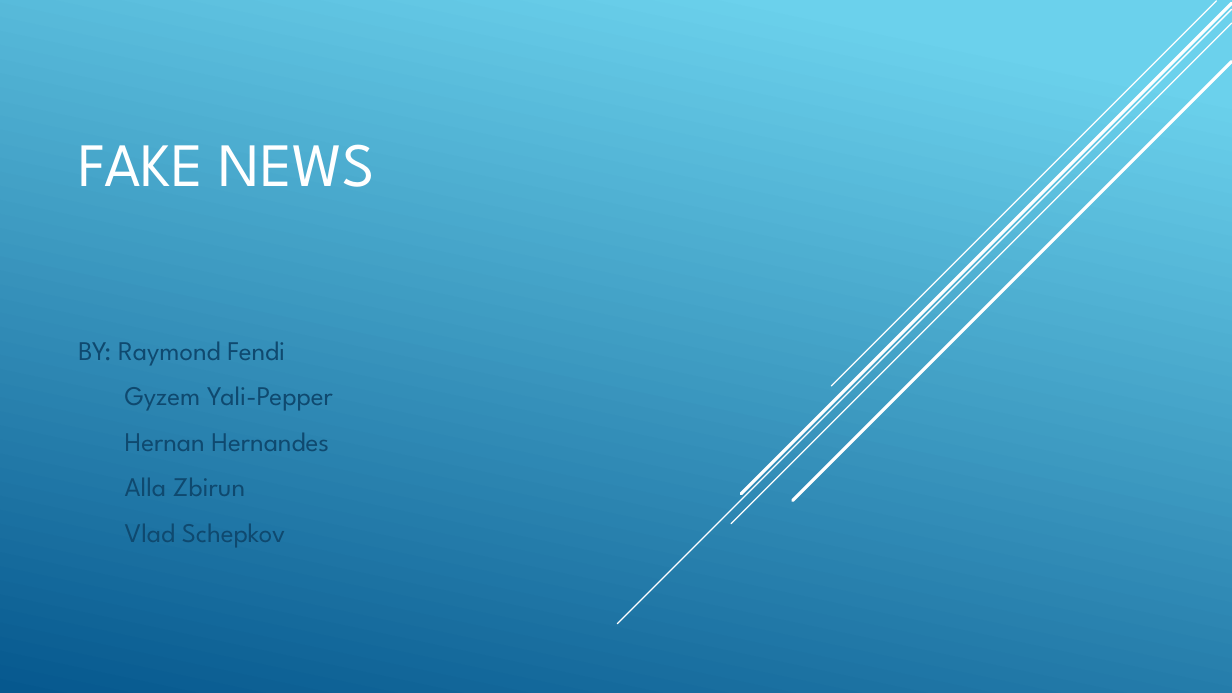
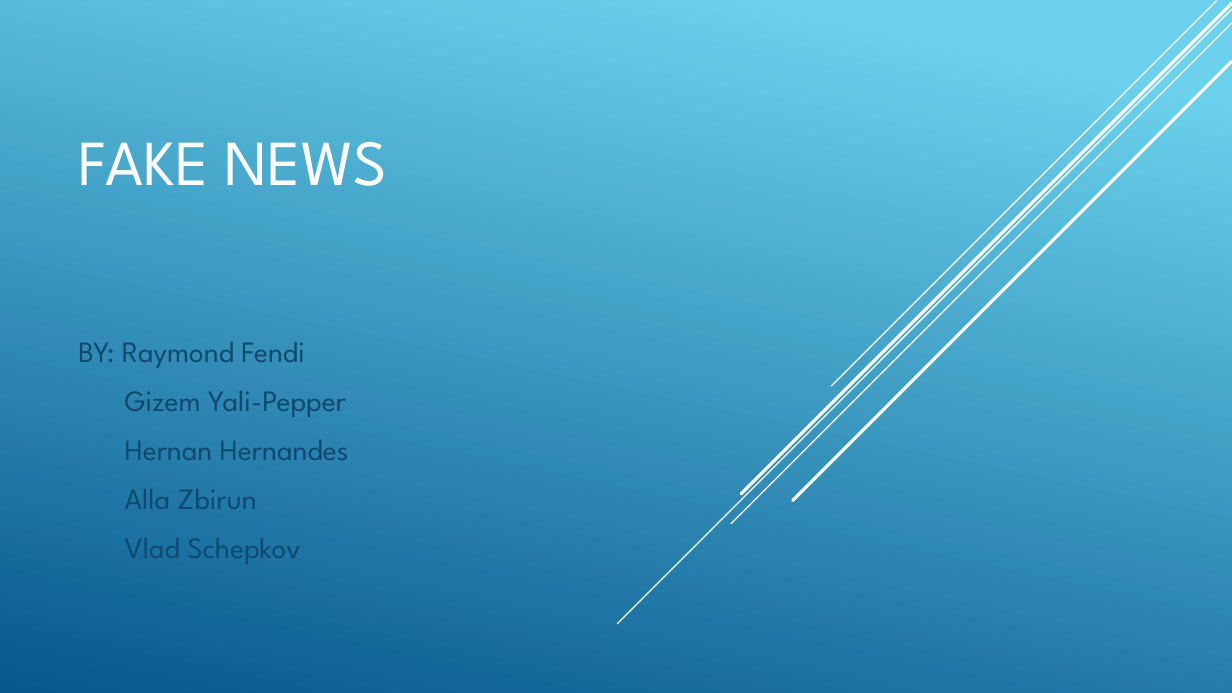
Before and after one commit to rayfen12/fakenews, a slide deck: slide 1 of Presentation.pptx. Drawn at 1232x693 pixels with LibreOffice and Linux fonts; fonts in the diff are those of the drawing. Boxes give left, top, right and bottom in pixels: in the first picture for what was removed or moved away, otherwise in the second. Text is boxed around its words. In the diff, an @@ line names an element or a change of style, - is before the commit and + after.

```diff
--- a/Presentation.pptx
+++ b/Presentation.pptx
@@ title "FAKE NEWS" at (78,142,388,186): size 48 to 50 pt @@
@@ subtitle at (78,342,349,564): size 21 to 23 pt in "BY: Raymond Fendi", "Hernan Hernandes", "Alla Zbirun", "Vlad Schepkov" @@
@@ subtitle at (125,391,346,417): text changed; size 21 to 23 pt @@
-Gyzem Yali-Pepper
+Gizem Yali-Pepper
```
Also in this commit, not shown: 3 other slides changed.
